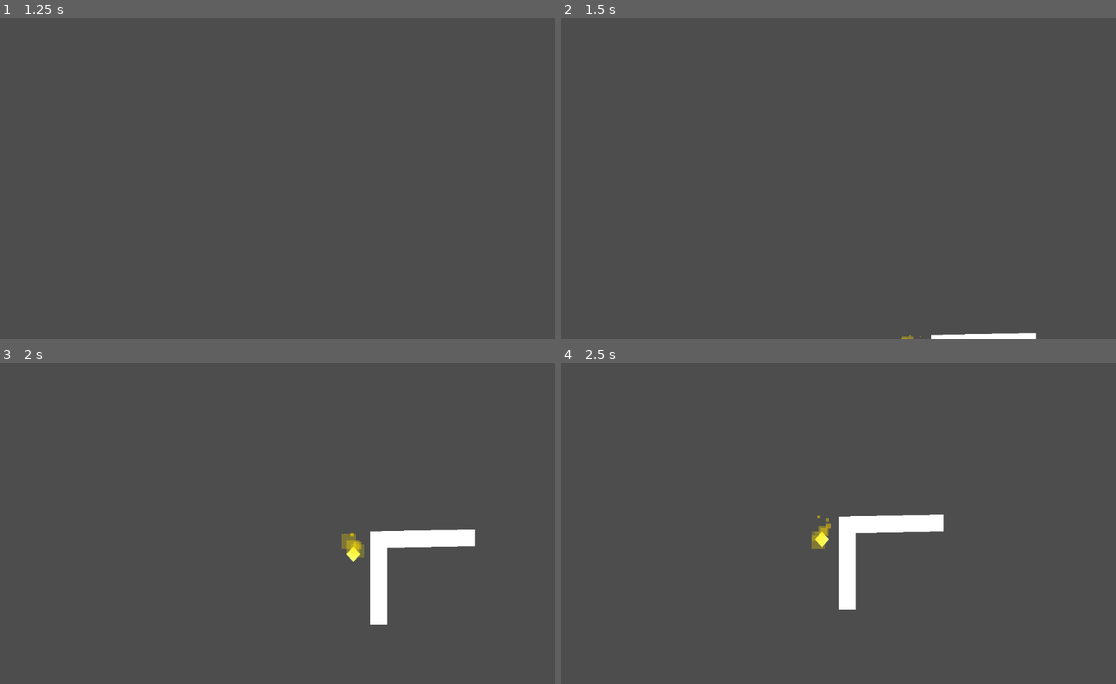
Above: before the commit, frames 1-4 (two rows, left to right).
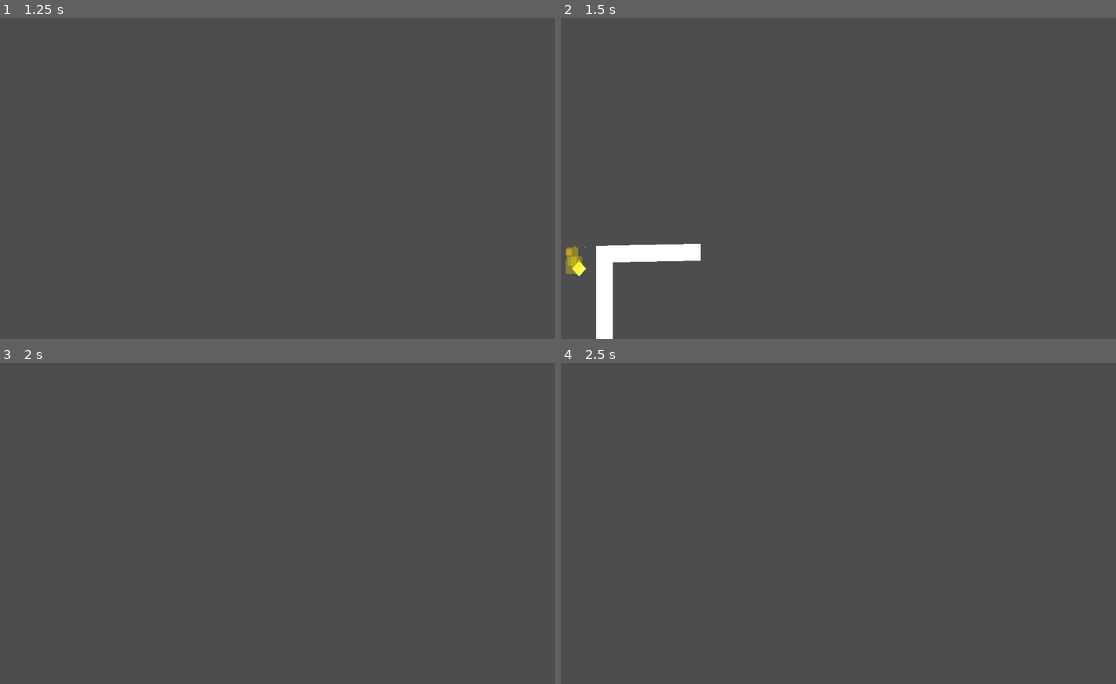
Above: after the commit, the same moments.

Repository: eliasescalante/GJ_godot_2026
Game: Godot game, scene res://src/scenes/world/world_test/world_test.tscn
Two runs of this game, one before a commit and one after it. Both use one fixed random seed, a clock stepped at 60 frames per second and the inputs below. Sound files missing from this copy of the repository are replaced by a short silence.
Inputs:
- Up to frame 1 (1.25 s): tap Enter at 0.5 s; hold Right (ui_right) from 0.53 s (still down)
- Up to frame 2 (1.5 s): tap Space at 1.25 s; release Right (ui_right) at 1.28 s; hold Down (ui_down) from 1.28 s (still down)
- Up to frame 3 (2 s): keep holding Down (ui_down)
- Up to frame 4 (2.5 s): release Down (ui_down) at 2.03 s; hold Right (ui_right) from 2.03 s (still down)

Frame 1 is identical in both runs. In frame 2, 2.3% of the frame differs, in the area x 0-86%, y 70-100%; in frame 3, 2.0%; in frame 4, 2.0%.

Commit message:
sfx de pasos y ambiente

Diff:
--- a/src/scenes/AudioManager.tscn
+++ b/src/scenes/AudioManager.tscn
@@ -2,6 +2,8 @@
 
 [ext_resource type="Script" uid="uid://ckj2f2o5e2i14" path="res://src/scripts/AudioManager.gd" id="1_script"]
 [ext_resource type="AudioStream" uid="uid://trsprtnqyr7j" path="res://src/assets/audio/test__sine-440hz.wav" id="2_0w07p"]
+[ext_resource type="AudioStream" uid="uid://0383t0bj7lbw" path="res://src/assets/audio/sfx/SFX_ambiance_loop.ogg" id="3_bdysg"]
+[ext_resource type="AudioStream" uid="uid://cv0fqo1g5fwba" path="res://src/assets/audio/sfx/SFX_ambiance-night_loop.ogg" id="4_rsaqi"]
 
 [node name="AudioManager" type="Node" unique_id=86731074 node_paths=PackedStringArray("background_mx")]
 script = ExtResource("1_script")
@@ -10,4 +12,10 @@
 [node name="MusicPlayer" type="AudioStreamPlayer" parent="." unique_id=76832562]
 stream = ExtResource("2_0w07p")
 
-[node name="Ambiance" type="AudioStreamPlayer" parent="." unique_id=2100350226]
+[node name="AmbianceDay" type="AudioStreamPlayer" parent="." unique_id=2100350226]
+stream = ExtResource("3_bdysg")
+volume_db = -22.708
+
+[node name="AmbianceNight" type="AudioStreamPlayer" parent="." unique_id=1110561139]
+stream = ExtResource("4_rsaqi")
+volume_db = -6.812
--- a/src/scenes/player/player.gd
+++ b/src/scenes/player/player.gd
@@ -1,8 +1,14 @@
 extends CharacterBody2D
 
 @export var SPEED = 300.0
+
+@export_group("Audio")
+@export var footstep_audio_freq: float = 1
+
 @onready var personaje = $Cuerpo
 @onready var raycasts_node: Node2D = $Cuerpo/Raycasts
+@onready var foot_steps: AudioStreamPlayer2D = $FootSteps
+
 
 # --- Estado de detección ---
 var pared_en_frente = 0
@@ -12,6 +18,8 @@
 ## Throttle para no spamear prints cada frame
 var _debug_timer: float = 0.0
 const DEBUG_INTERVAL: float = 0.2  # imprimir cada 0.2 segundos máximo
+
+var _paso_esperando: bool = false
 
 
 func _ready():
@@ -28,12 +36,20 @@
 func _physics_process(delta: float) -> void:
 	var direction := Input.get_vector("ui_left","ui_right","ui_up","ui_down")
 
+	# Calculamos la velocidad basada en el intervalo de pasos.
+	# Si el delay es mayor (ej: 2.0s), la velocidad se reduce a la mitad.
+	var current_speed = SPEED
+	if footstep_audio_freq > 0.01: # Evitar división por cero
+		current_speed = SPEED / footstep_audio_freq
+
 	if direction != Vector2.ZERO:
-		velocity = direction * SPEED
+		velocity = direction * current_speed
 		var angulo = direction.angle()
 		personaje.rotation = angulo - (PI / 2)
+		_reproducir_pasos(true)
 	else:
-		velocity = velocity.move_toward(Vector2.ZERO, SPEED)
+		velocity = velocity.move_toward(Vector2.ZERO, current_speed)
+		_reproducir_pasos(false)
 
 	move_and_slide()
 
@@ -75,3 +91,18 @@
 	# Resetear timer de debug después de imprimir
 	if _debug_timer >= DEBUG_INTERVAL:
 		_debug_timer = 0.0
+
+
+func _reproducir_pasos(active: bool) -> void:
+
+	if !active:
+		foot_steps.stop()
+		return
+
+	if _paso_esperando:
+		return
+
+	_paso_esperando = true
+	foot_steps.play()
+	await get_tree().create_timer(footstep_audio_freq).timeout
+	_paso_esperando = false
--- a/src/scenes/player/player.tscn
+++ b/src/scenes/player/player.tscn
@@ -1,18 +1,33 @@
 [gd_scene format=3 uid="uid://difl8slskhcp1"]
 
 [ext_resource type="Script" uid="uid://donjuy4rto7r5" path="res://src/scenes/player/player.gd" id="1_swhsd"]
+[ext_resource type="AudioStream" uid="uid://prwf4irbc6id" path="res://src/assets/audio/sfx/footsteps/SFX_footstep-001.ogg" id="2_lh6av"]
+[ext_resource type="AudioStream" uid="uid://bssh3pexbvko5" path="res://src/assets/audio/sfx/footsteps/SFX_footstep-002.ogg" id="3_6ap8y"]
+[ext_resource type="AudioStream" uid="uid://u7weam3w260" path="res://src/assets/audio/sfx/footsteps/SFX_footstep-003.ogg" id="4_w8ig4"]
+[ext_resource type="AudioStream" uid="uid://dm2pur4hax65w" path="res://src/assets/audio/sfx/footsteps/SFX_footstep-004.ogg" id="5_mc3vd"]
+[ext_resource type="AudioStream" uid="uid://dd6biil1rne8h" path="res://src/assets/audio/sfx/footsteps/SFX_footstep-005.ogg" id="6_7vxwc"]
 
 [sub_resource type="CircleShape2D" id="CircleShape2D_n52bt"]
 radius = 8.01561
 
+[sub_resource type="AudioStreamRandomizer" id="AudioStreamRandomizer_8tvdu"]
+random_pitch = 1.1892071
+random_volume_offset_db = 2.0
+streams_count = 5
+stream_0/stream = ExtResource("2_lh6av")
+stream_1/stream = ExtResource("3_6ap8y")
+stream_2/stream = ExtResource("4_w8ig4")
+stream_3/stream = ExtResource("5_mc3vd")
+stream_4/stream = ExtResource("6_7vxwc")
+
 [node name="Player" type="CharacterBody2D" unique_id=2066801081 groups=["player"]]
 script = ExtResource("1_swhsd")
+footstep_audio_freq = 0.4
 
 [node name="Camera2D" type="Camera2D" parent="." unique_id=1097500561]
 zoom = Vector2(2, 2)
 
 [node name="AudioListener2D" type="AudioListener2D" parent="Camera2D" unique_id=1616531794]
-current = true
 
 [node name="CollisionShape2D" type="CollisionShape2D" parent="." unique_id=297698237]
 shape = SubResource("CircleShape2D_n52bt")
@@ -46,3 +61,7 @@
 [node name="RayCast_Item3" type="RayCast2D" parent="Cuerpo/Raycasts" unique_id=1187371176]
 position = Vector2(-7, 0)
 target_position = Vector2(0, 41)
+
+[node name="FootSteps" type="AudioStreamPlayer2D" parent="." unique_id=831085217]
+stream = SubResource("AudioStreamRandomizer_8tvdu")
+volume_db = -9.764
--- a/src/scenes/world/Level1/level_1.tscn
+++ b/src/scenes/world/Level1/level_1.tscn
@@ -19,7 +19,7 @@
 
 [node name="Player" parent="." unique_id=2066801081 instance=ExtResource("2_35war")]
 position = Vector2(73, 56)
-SPEED = 200.0
+SPEED = 100.0
 
 [node name="PointLight2D" type="PointLight2D" parent="Player" unique_id=1520114661]
 position = Vector2(0, 49)
--- a/src/scenes/world/world_test_driann/drian_test.tscn
+++ b/src/scenes/world/world_test_driann/drian_test.tscn
@@ -90,10 +90,10 @@
 polygon = PackedVector2Array(-8, 0, -11, -10, -17, -21, -14, 0, -17, 21, -12, 10)
 
 [node name="VBoxContainer" type="VBoxContainer" parent="." unique_id=1288373812]
-offset_left = -549.0
-offset_top = -103.0
-offset_right = -383.0
-offset_bottom = 136.0
+offset_left = -264.0
+offset_top = -95.0
+offset_right = -98.0
+offset_bottom = 144.0
 
 [node name="ButtonLeft" type="Button" parent="VBoxContainer" unique_id=735686070 node_paths=PackedStringArray("bip_sfx")]
 layout_mode = 2
@@ -192,10 +192,9 @@
 panning_strength = 3.0
 
 [node name="ButtonRight" type="Button" parent="." unique_id=1303132068 node_paths=PackedStringArray("bip_sfx")]
-offset_left = 430.0
-offset_top = -32.0
-offset_right = 544.0
-offset_bottom = 45.0
+offset_left = 145.0
+offset_top = -77.0
+offset_right = 259.0
 text = "Make bip "
 script = ExtResource("2_3tqu7")
 bip_sfx = NodePath("TestBid2D")
@@ -215,10 +214,10 @@
 anchor_top = 1.0
 anchor_right = 0.5
 anchor_bottom = 1.0
-offset_left = -640.0
-offset_top = -379.0
-offset_right = -511.0
-offset_bottom = -348.0
+offset_left = -628.0
+offset_top = -531.0
+offset_right = -499.0
+offset_bottom = -500.0
 grow_horizontal = 2
 grow_vertical = 0
 text = "RESTART SCENE"
Not shown, added: src/assets/audio/sfx/SFX_ambiance-night_loop.ogg.import
Not shown, added: src/assets/audio/sfx/SFX_ambiance_loop.ogg.import
Not shown, added: src/assets/audio/sfx/footsteps/SFX_footstep-001.ogg.import
Not shown, added: src/assets/audio/sfx/footsteps/SFX_footstep-002.ogg.import
Not shown, added: src/assets/audio/sfx/footsteps/SFX_footstep-003.ogg.import
Not shown, added: src/assets/audio/sfx/footsteps/SFX_footstep-004.ogg.import
Not shown, added: src/assets/audio/sfx/footsteps/SFX_footstep-005.ogg.import
Not shown, added: src/assets/audio/sfx/footsteps/SFX_footstep-006.ogg.import
Not shown, added: src/assets/audio/sfx/footsteps/SFX_footstep-007.ogg.import
Not shown, added: src/assets/audio/sfx/footsteps/SFX_footstep-008.ogg.import
Not shown, added: src/assets/audio/sfx/footsteps/SFX_footstep-009.ogg.import
Not shown, added: src/assets/audio/sfx/footsteps/SFX_footstep-010.ogg.import
(and 14 more such lines)
